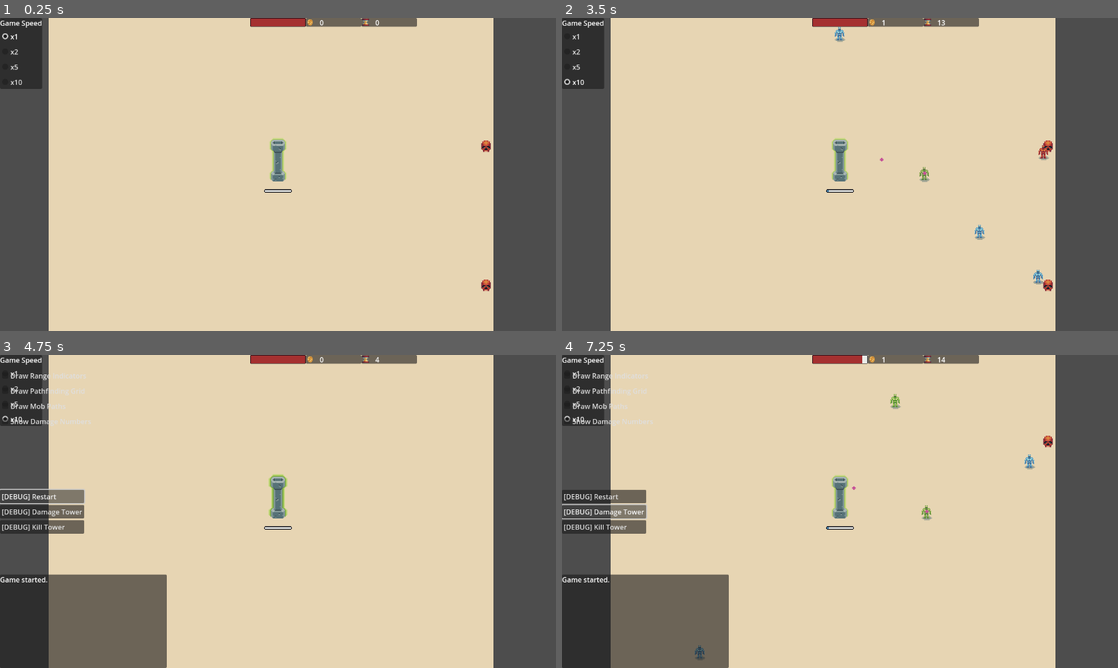
Above: before the commit, frames 1-4 (two rows, left to right).
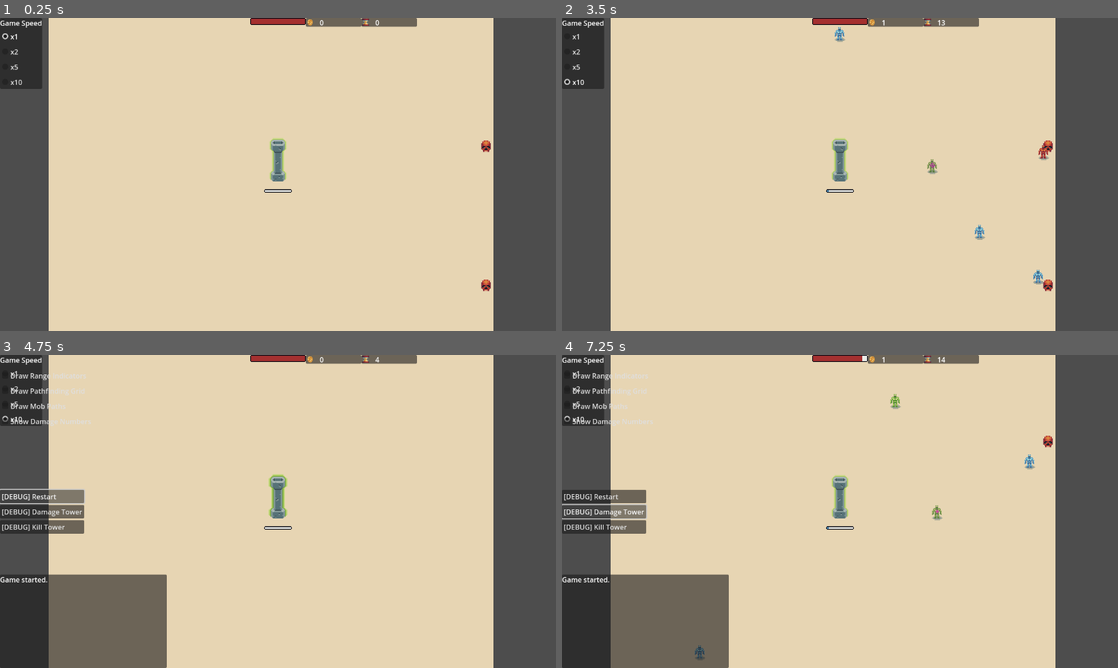
Above: after the commit, the same moments.

Repository: GeorgeColeman/tower-survivors
Game: Godot game, scene res://scenes/game.tscn
Two runs of this game, one before a commit and one after it. Both use one fixed random seed, a clock stepped at 60 frames per second and the inputs below. Sound files missing from this copy of the repository are replaced by a short silence.
Inputs (mouse positions are in pixels of both pictures, inside the frame that each line leads up to):
- Up to frame 1 (0.25 s): no input
- Up to frame 2 (3.5 s): click "x1" at 0.5 s; click "x2" at 1.25 s; click "x5" at 2 s; click "x10" at 2.75 s
- Up to frame 3 (4.75 s): tap Enter at 3.5 s; move the mouse to (400, 495) at 3.52 s; hold D (right) 3.53-4.25 s; tap Tab at 3.6 s; click (400, 495) at 3.67 s; click "[DEBUG] Restart" at 4.25 s
- Up to frame 4 (7.25 s): click "[DEBUG] Restart" at 5 s; click "[DEBUG] Restart" at 5.75 s; click "[DEBUG] Damage Tower" at 6.5 s

The runs differ from the first frame. In frame 1, 0.1% of the frame differs, in the area x 45-55%, y 0-3%; in frame 2, 0.2%, in the area x 45-68%, y 0-53%; in frame 3, 0.1%; in frame 4, 0.2%.

Commit message:
Added an arc effect to projectiles

Diff:
--- a/scenes/game.tscn
+++ b/scenes/game.tscn
@@ -136,9 +136,9 @@
 anchor_left = 0.5
 anchor_right = 0.5
 offset_left = -64.0
-offset_right = 64.0
-offset_bottom = 20.0
-grow_horizontal = 2
+offset_bottom = 8.0
+grow_horizontal = 2
+scale = Vector2(2, 2)
 value = 50.0
 nine_patch_stretch = true
 stretch_margin_left = 1
--- a/scenes/projectiles/projectile_pink_shot.tscn
+++ b/scenes/projectiles/projectile_pink_shot.tscn
@@ -1,8 +1,12 @@
-[gd_scene load_steps=13 format=3 uid="uid://c202qjdokdk1c"]
+[gd_scene load_steps=14 format=3 uid="uid://c202qjdokdk1c"]
 
 [ext_resource type="Script" path="res://scripts/nodes/projectile.gd" id="1_kb4qm"]
 [ext_resource type="Texture2D" uid="uid://wefb8xe38by7" path="res://sprites/placeholder_sprites.png" id="2_77q0p"]
 [ext_resource type="Texture2D" uid="uid://ckvafnxukxvj2" path="res://sprites/pink_projectile.png" id="3_iqa1f"]
+
+[sub_resource type="Curve" id="Curve_7yni5"]
+_data = [Vector2(0, 0), 0.0, 3.0, 0, 0, Vector2(0.5, 1), 0.0, 0.0, 0, 0, Vector2(1, 0), -3.0, 0.0, 0, 0]
+point_count = 3
 
 [sub_resource type="AtlasTexture" id="AtlasTexture_ukdiq"]
 atlas = ExtResource("3_iqa1f")
@@ -75,6 +79,7 @@
 
 [node name="Projectile" type="Node2D"]
 script = ExtResource("1_kb4qm")
+test_curve = SubResource("Curve_7yni5")
 
 [node name="Sprite2D" type="Sprite2D" parent="."]
 visible = false
--- a/scripts/control/control_in_game.gd
+++ b/scripts/control/control_in_game.gd
@@ -58,8 +58,7 @@
 
 
 func _on_clicked_on_empty():
-#	control_upgrades.visible = false
-	pass
+	control_upgrade_options.visible = false
 
 
 func _on_tower_hit_points_changed(tower: Tower):
--- a/scripts/nodes/mob.gd
+++ b/scripts/nodes/mob.gd
@@ -28,6 +28,10 @@
 		return _mob_resource.move_speed
 
 var _move_speed_modifier: float = 1
+
+var move_speed: float:
+	get:
+		return _base_move_speed * _move_speed_modifier
 
 var damage: int:
 	get:
@@ -76,7 +80,7 @@
 	_move_speed_modifier += amount
 
 	# Update path follower
-	_path_follower.set_move_speed(_base_move_speed * _move_speed_modifier)
+	_path_follower.set_move_speed(move_speed)
 
 
 func set_path(path: PackedVector2Array, target_cell: Cell):
--- a/scripts/nodes/projectile.gd
+++ b/scripts/nodes/projectile.gd
@@ -4,11 +4,19 @@
 @onready var sprite_2d = $Sprite2D
 @onready var animated_sprite_2d = %AnimatedSprite2D
 
+@export var test_curve: Curve
+@export var arc_height = 16.0
+
 var _target_set = false
 var _target_mob: Mob
+var _target_position: Vector2
 var _damage: int
 var _is_destroyed = false
 var _on_hit_callbacks: Array[Callable]
+var _speed: float = 200
+
+var _approx_time_to_hit: float
+var _to_hit_progress: float
 
 
 func _process(_delta):
@@ -22,7 +30,16 @@
 
 	global_position = global_position.move_toward(
 		_target_mob.position,
-		100 * Game.speed_scaled_delta)
+		_speed * Game.speed_scaled_delta
+	)
+
+	_to_hit_progress += Game.speed_scaled_delta
+
+	if _to_hit_progress > _approx_time_to_hit:
+		_to_hit_progress = _approx_time_to_hit
+
+	animated_sprite_2d.position.y = -test_curve.sample(
+		_to_hit_progress / _approx_time_to_hit) * arc_height
 
 	if global_position.distance_squared_to(_target_mob.position) < 1:
 		_destroy_with_animation()
@@ -35,7 +52,12 @@
 
 func set_target(target_mob: Mob):
 	_target_mob = target_mob
+	_target_position = target_mob.position
 	_target_set = true
+
+	var distant_to_mob = global_position.distance_to(target_mob.position)
+
+	_approx_time_to_hit = distant_to_mob / _speed
 
 
 func add_on_hit_callback(on_hit_callback: Callable):
